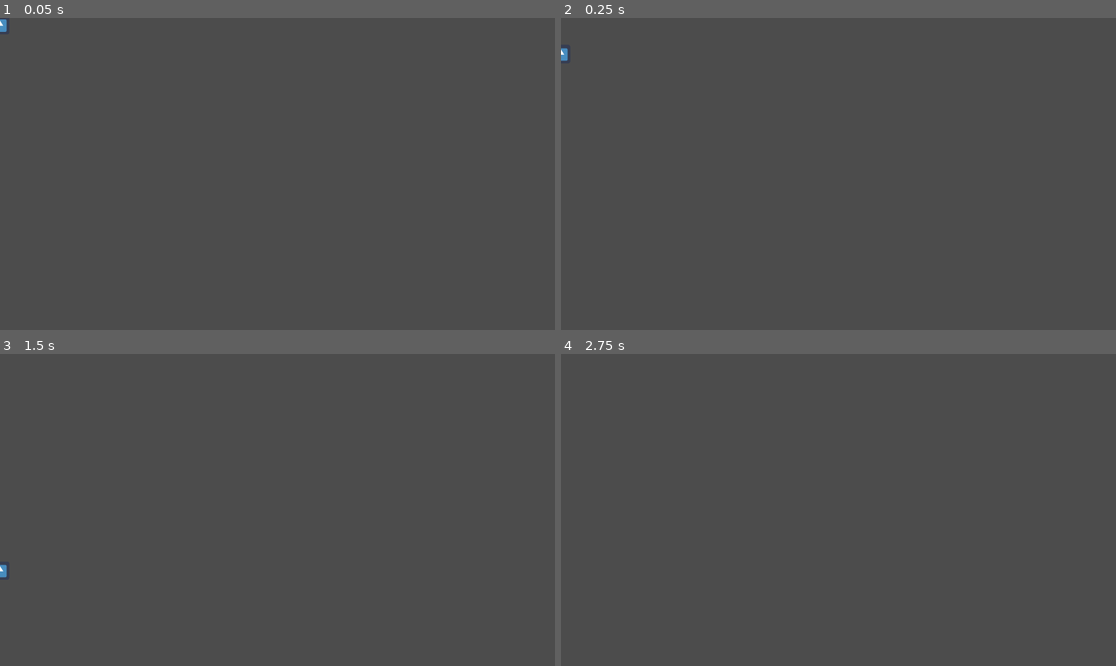
Above: before the commit, frames 1-4 (two rows, left to right).
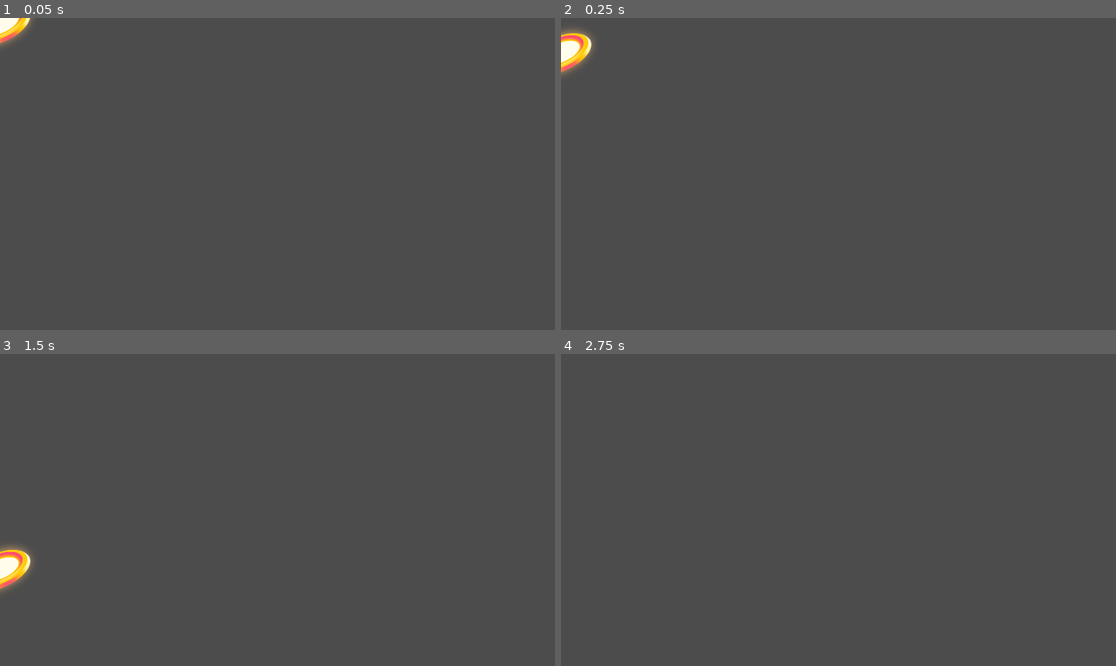
Above: after the commit, the same moments.

Repository: ctathkren/2-week-rhythm
Game: Godot game, scene res://game/scenes/components/note.tscn
Two runs of this game, one before a commit and one after it. Both use one fixed random seed, a clock stepped at 60 frames per second and the inputs below. The project has no main scene, so this scene is started directly. The engine's default icon, where the game draws it, is replaced by a stand-in: a white triangle on a blue panel in a dark square.
Inputs:
- Up to frame 1 (0.05 s): no input
- Up to frame 2 (0.25 s): no input
- Up to frame 3 (1.5 s): hold Down (ui_down) from 1.28 s (still down)
- Up to frame 4 (2.75 s): release Down (ui_down) at 2.03 s

The runs differ from the first frame. In frame 1, 0.4% of the frame differs, in the area x 0-6%, y 0-10%; in frame 2, 0.7%, in the area x 0-6%, y 3-19%; in frame 3, 0.7%; in frame 4, nothing differs.
Error before the commit: Invalid call. Nonexistent function 'play' in base 'Sprite'. (res://game/scenes/components/note.gd:41)

Commit message:
added an AnimatedSprite for changing note column

Diff:
--- a/HYMN/game/scenes/components/note.tscn
+++ b/HYMN/game/scenes/components/note.tscn
@@ -1,16 +1,103 @@
-[gd_scene load_steps=4 format=2]
+[gd_scene load_steps=18 format=2]
 
-[ext_resource path="res://icon.png" type="Texture" id=1]
+[ext_resource path="res://game/assets/art/general/Notes/Purple L4 Regular.png" type="Texture" id=1]
 [ext_resource path="res://game/scenes/components/note.gd" type="Script" id=2]
+[ext_resource path="res://game/assets/art/general/Notes/Purple L6 Glow.png" type="Texture" id=3]
+[ext_resource path="res://game/assets/art/general/Notes/Purple L5 Regular.png" type="Texture" id=4]
+[ext_resource path="res://game/assets/art/general/Notes/Red L1 Regular.png" type="Texture" id=5]
+[ext_resource path="res://game/assets/art/general/Notes/Red L2 Regular.png" type="Texture" id=6]
+[ext_resource path="res://game/assets/art/general/Notes/Purple L4 Glow.png" type="Texture" id=7]
+[ext_resource path="res://game/assets/art/general/Notes/Red L1 Glow.png" type="Texture" id=8]
+[ext_resource path="res://game/assets/art/general/Notes/Red L2 Glow.png" type="Texture" id=9]
+[ext_resource path="res://game/assets/art/general/Notes/Red L3 Regular.png" type="Texture" id=10]
+[ext_resource path="res://game/assets/art/general/Notes/Red L3 Glow.png" type="Texture" id=11]
+[ext_resource path="res://game/assets/art/general/Notes/Purple L5 Glow.png" type="Texture" id=12]
+[ext_resource path="res://game/assets/art/general/Notes/Purple L6 Regular.png" type="Texture" id=13]
+
+[sub_resource type="CanvasItemMaterial" id=5]
+blend_mode = 1
+
+[sub_resource type="SpriteFrames" id=3]
+animations = [ {
+"frames": [ ExtResource( 7 ) ],
+"loop": true,
+"name": "decay1",
+"speed": 5.0
+}, {
+"frames": [ ExtResource( 12 ) ],
+"loop": true,
+"name": "decay2",
+"speed": 5.0
+}, {
+"frames": [ ExtResource( 3 ) ],
+"loop": true,
+"name": "decay3",
+"speed": 5.0
+}, {
+"frames": [ ExtResource( 8 ) ],
+"loop": true,
+"name": "growth1",
+"speed": 5.0
+}, {
+"frames": [ ExtResource( 9 ) ],
+"loop": true,
+"name": "growth2",
+"speed": 5.0
+}, {
+"frames": [ ExtResource( 11 ) ],
+"loop": true,
+"name": "growth3",
+"speed": 5.0
+} ]
+
+[sub_resource type="SpriteFrames" id=4]
+animations = [ {
+"frames": [ ExtResource( 1 ) ],
+"loop": true,
+"name": "decay1",
+"speed": 5.0
+}, {
+"frames": [ ExtResource( 4 ) ],
+"loop": true,
+"name": "decay2",
+"speed": 5.0
+}, {
+"frames": [ ExtResource( 13 ) ],
+"loop": true,
+"name": "decay3",
+"speed": 5.0
+}, {
+"frames": [ ExtResource( 5 ) ],
+"loop": true,
+"name": "growth1",
+"speed": 5.0
+}, {
+"frames": [ ExtResource( 6 ) ],
+"loop": true,
+"name": "growth2",
+"speed": 5.0
+}, {
+"frames": [ ExtResource( 10 ) ],
+"loop": true,
+"name": "growth3",
+"speed": 5.0
+} ]
 
 [sub_resource type="RectangleShape2D" id=1]
-extents = Vector2( 32, 1.5 )
+extents = Vector2( 75, 1.5 )
 
 [node name="Note" type="Area2D"]
 script = ExtResource( 2 )
 
-[node name="NoteSprite" type="Sprite" parent="."]
-texture = ExtResource( 1 )
+[node name="NoteGlowSprite" type="AnimatedSprite" parent="."]
+material = SubResource( 5 )
+z_index = -2
+frames = SubResource( 3 )
+animation = "growth1"
+
+[node name="NoteSprite" type="AnimatedSprite" parent="."]
+frames = SubResource( 4 )
+animation = "growth3"
 
 [node name="NoteHitbox" type="CollisionShape2D" parent="."]
 position = Vector2( 0, -1.5 )
